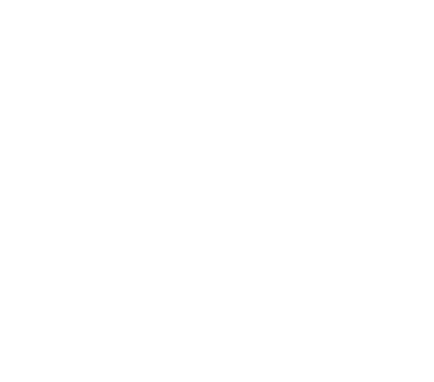
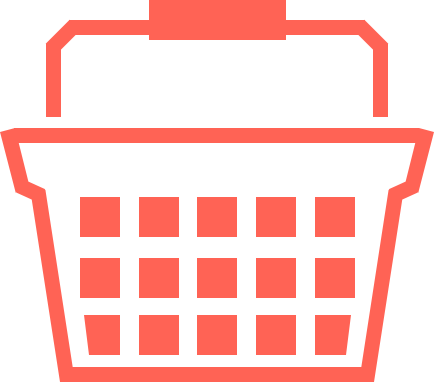
Comparing the layer stacks of the two w=434, h=382 images. Changes:
hid "Rectangle 1 copy" over [0, 0, 434, 382]
added layer "Rectangle 1 copy 2" above "Rectangle 1" over [0, 0, 434, 382]
